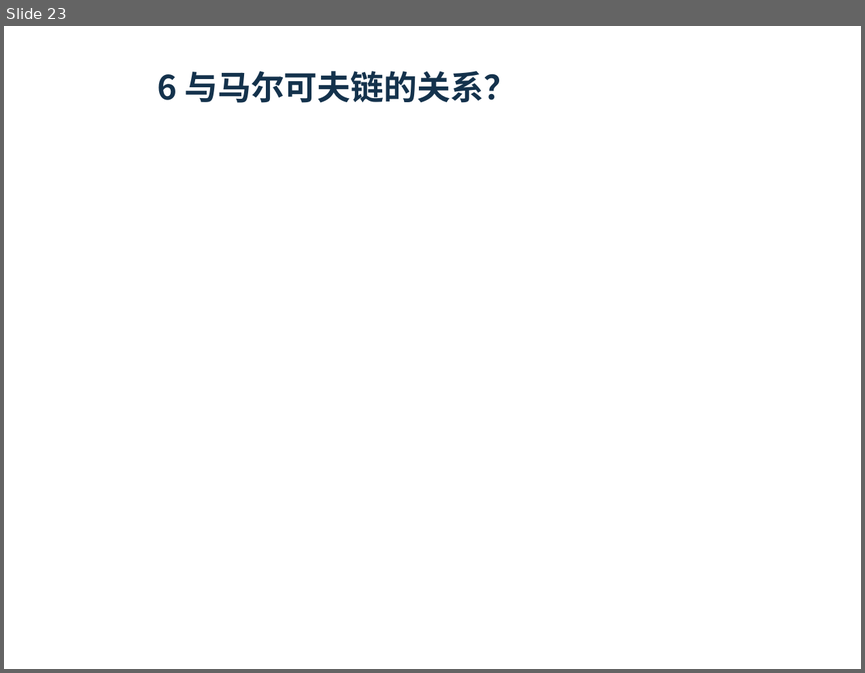
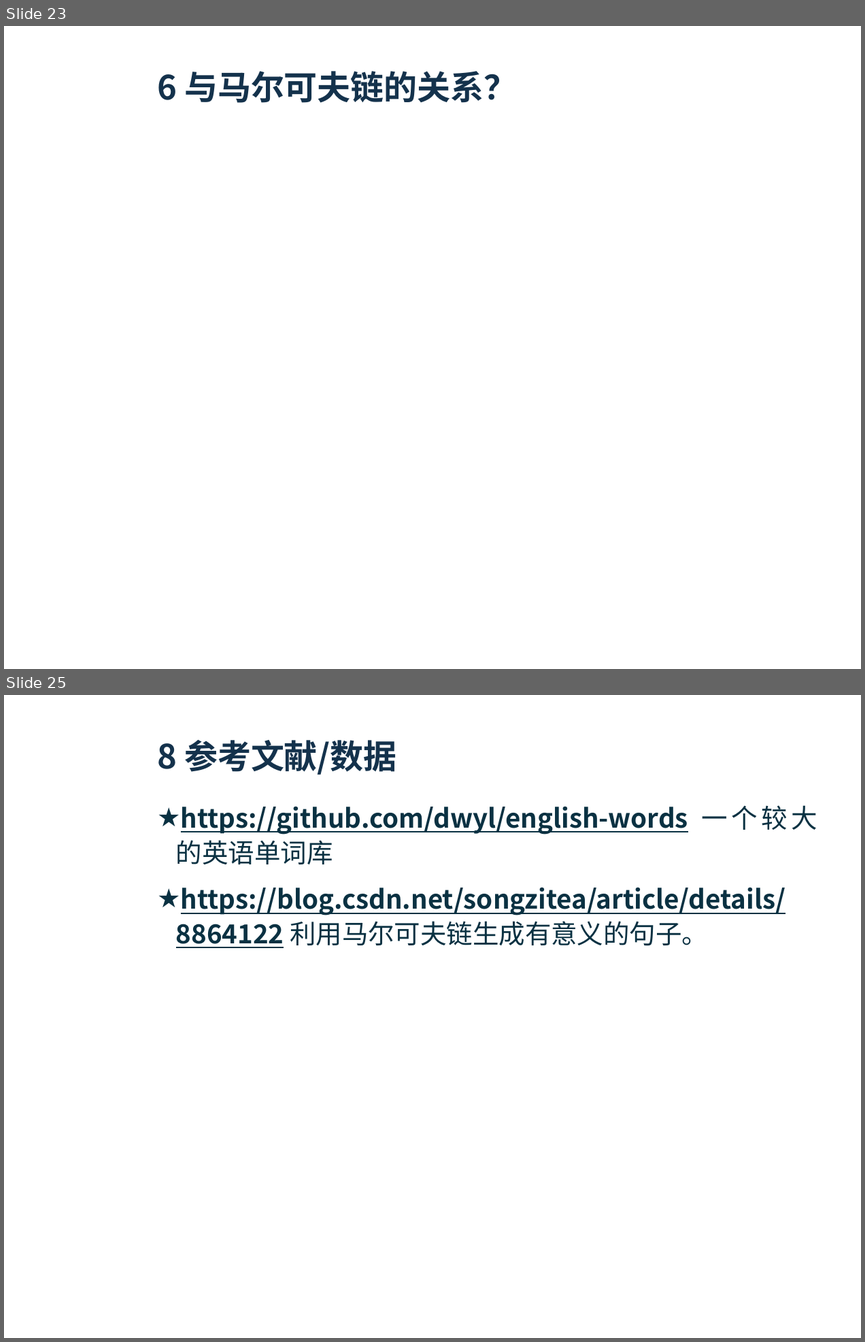
Before and after one commit to bdfzoier/Monkey_Type, a slide deck: result/ppt/猴子打字计划 (2).pptx. Shown one above the other, each under a label of ours: slide 23 before the commit, slides 23 and 25 after it; the slides between them are not shown. The pictures are 865x673 and 865x1342 pixels, drawn with LibreOffice and Linux fonts; fonts in the diff are those of the drawing; grey boxes stand for pictures; background and template pictures are left out. Boxes give left, top, right and bottom in pixels: in the first picture for what was removed or moved away, otherwise in the second. Text is boxed around its words. In the diff, an @@ line names an element or a change of style, - is before the commit and + after.

```diff
--- a/result/ppt/猴子打字计划 (2).pptx
+++ b/result/ppt/猴子打字计划 (2).pptx
@@ slide 25 added at <box>4,695,861,1338</box>, background picture (left out); not listed: 2 template elements that a slide beside it also shows @@
@@ title added at <box>157,740,397,775</box>, 28 pt, text #14324C, bold @@
+8 参考文献/数据
@@ text added at <box>176,805,817,948</box>, 22 pt, text #0A3142, bold, underline @@
+★ https://github.com/dwyl/english-words 一个较大的英语单词库
+★ https://blog.csdn.net/songzitea/article/details/8864122 利用马尔可夫链生成有意义的句子。
```
Also in this commit, not shown: 2 other slides added, 1 other file.
